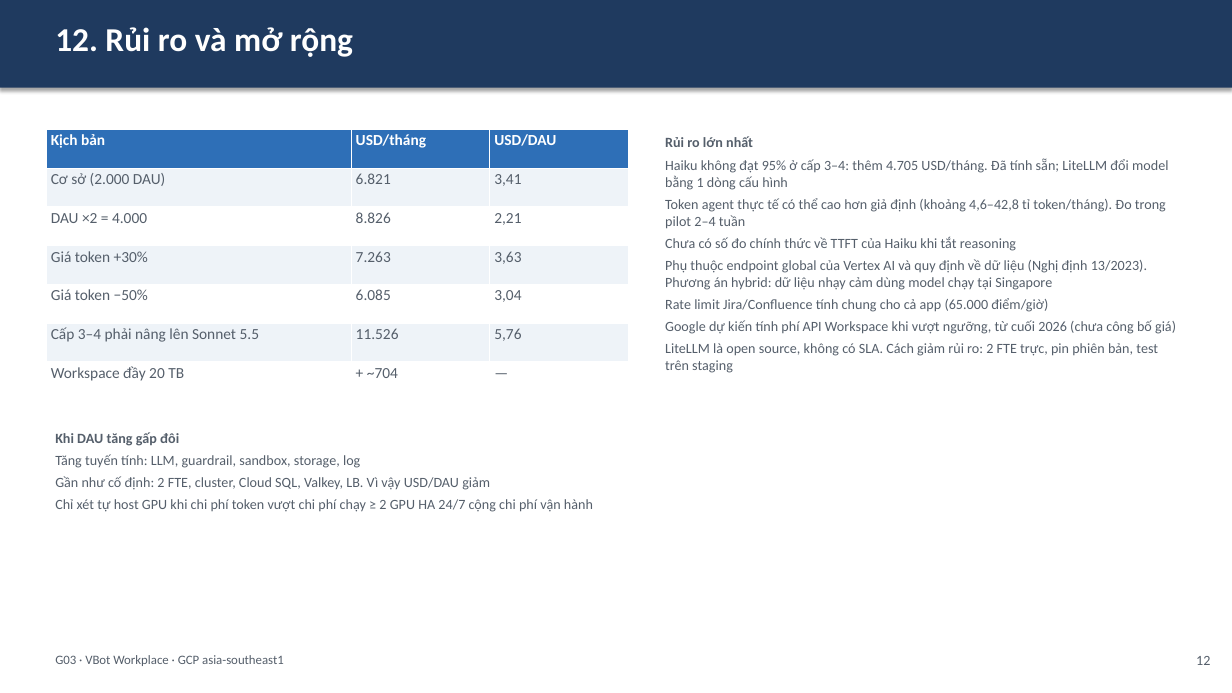
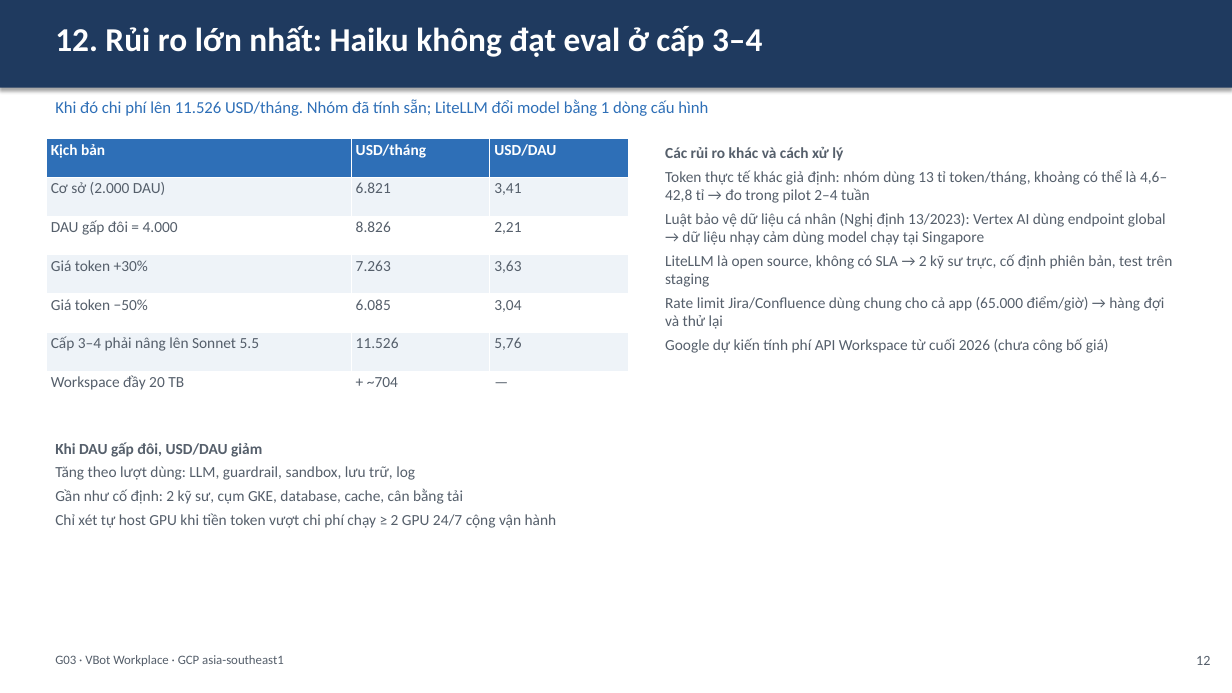
Before and after one commit to anhltsefpt/VBot-production-capstone, a slide deck: slide 14 of anh-le/G03_slide.pptx (slide 13 before the commit). Drawn at 1232x693 pixels with LibreOffice and Linux fonts; fonts in the diff are those of the drawing. Boxes give left, top, right and bottom in pixels: in the first picture for what was removed or moved away, otherwise in the second. Text is boxed around its words. In the diff, an @@ line names an element or a change of style, - is before the commit and + after.

```diff
--- a/anh-le/G03_slide.pptx
+++ b/anh-le/G03_slide.pptx
@@ text at (55, 26, 762, 57): text changed @@
-12. Rủi ro và mở rộng
+12. Rủi ro lớn nhất: Haiku không đạt eval ở cấp 3–4
@@ text added at (55, 100, 708, 116), 13 pt, text #2E6FB7 @@
+Khi đó chi phí lên 11.526 USD/tháng. Nhóm đã tính sẵn; LiteLLM đổi model bằng 1 dòng cấu hình
@@ table at (46, 139, 628, 410) @@
-row 3, column 1: DAU ×2 = 4.000
+row 3, column 1: DAU gấp đôi = 4.000
@@ table: place and size @@
-table at (46, 129, 628, 401)
+table at (46, 139, 628, 410)
@@ text at (665, 147, 1172, 353): text changed; size 11 to 12 pt @@
-Rủi ro lớn nhất
-Haiku không đạt 95% ở cấp 3–4: thêm 4.705 USD/tháng. Đã tính sẵn; LiteLLM đổi model bằng 1 dòng cấu hình
-Token agent thực tế có thể cao hơn giả định (khoảng 4,6–42,8 tỉ token/tháng). Đo trong pilot 2–4 tuần
-Chưa có số đo chính thức về TTFT của Haiku khi tắt reasoning
-Phụ thuộc endpoint global của Vertex AI và quy định về dữ liệu (Nghị định 13/2023). Phương án hybrid: dữ liệu nhạy cảm dùng model chạy tại Singapore
-Rate limit Jira/Confluence tính chung cho cả app (65.000 điểm/giờ)
-Google dự kiến tính phí API Workspace khi vượt ngưỡng, từ cuối 2026 (chưa công bố giá)
-LiteLLM là open source, không có SLA. Cách giảm rủi ro: 2 FTE trực, pin phiên bản, test trên staging
+Các rủi ro khác và cách xử lý
+Token thực tế khác giả định: nhóm dùng 13 tỉ token/tháng, khoảng có thể là 4,6–42,8 tỉ → đo trong pilot 2–4 tuần
+Luật bảo vệ dữ liệu cá nhân (Nghị định 13/2023): Vertex AI dùng endpoint global → dữ liệu nhạy cảm dùng model chạy tại Singapore
+LiteLLM là open source, không có SLA → 2 kỹ sư trực, cố định phiên bản, test trên staging
+Rate limit Jira/Confluence dùng chung cho cả app (65.000 điểm/giờ) → hàng đợi và thử lại
+Google dự kiến tính phí API Workspace từ cuối 2026 (chưa công bố giá)
@@ text at (55, 442, 557, 528): text changed; size 11 to 12 pt @@
-Khi DAU tăng gấp đôi
-Tăng tuyến tính: LLM, guardrail, sandbox, storage, log
-Gần như cố định: 2 FTE, cluster, Cloud SQL, Valkey, LB. Vì vậy USD/DAU giảm
-Chỉ xét tự host GPU khi chi phí token vượt chi phí chạy ≥ 2 GPU HA 24/7 cộng chi phí vận hành
+Khi DAU gấp đôi, USD/DAU giảm
+Tăng theo lượt dùng: LLM, guardrail, sandbox, lưu trữ, log
+Gần như cố định: 2 kỹ sư, cụm GKE, database, cache, cân bằng tải
+Chỉ xét tự host GPU khi tiền token vượt chi phí chạy ≥ 2 GPU 24/7 cộng vận hành
```
Also in this commit, not shown: 11 other slides changed, 4 slides added, 1 slide removed, 2 other files.
